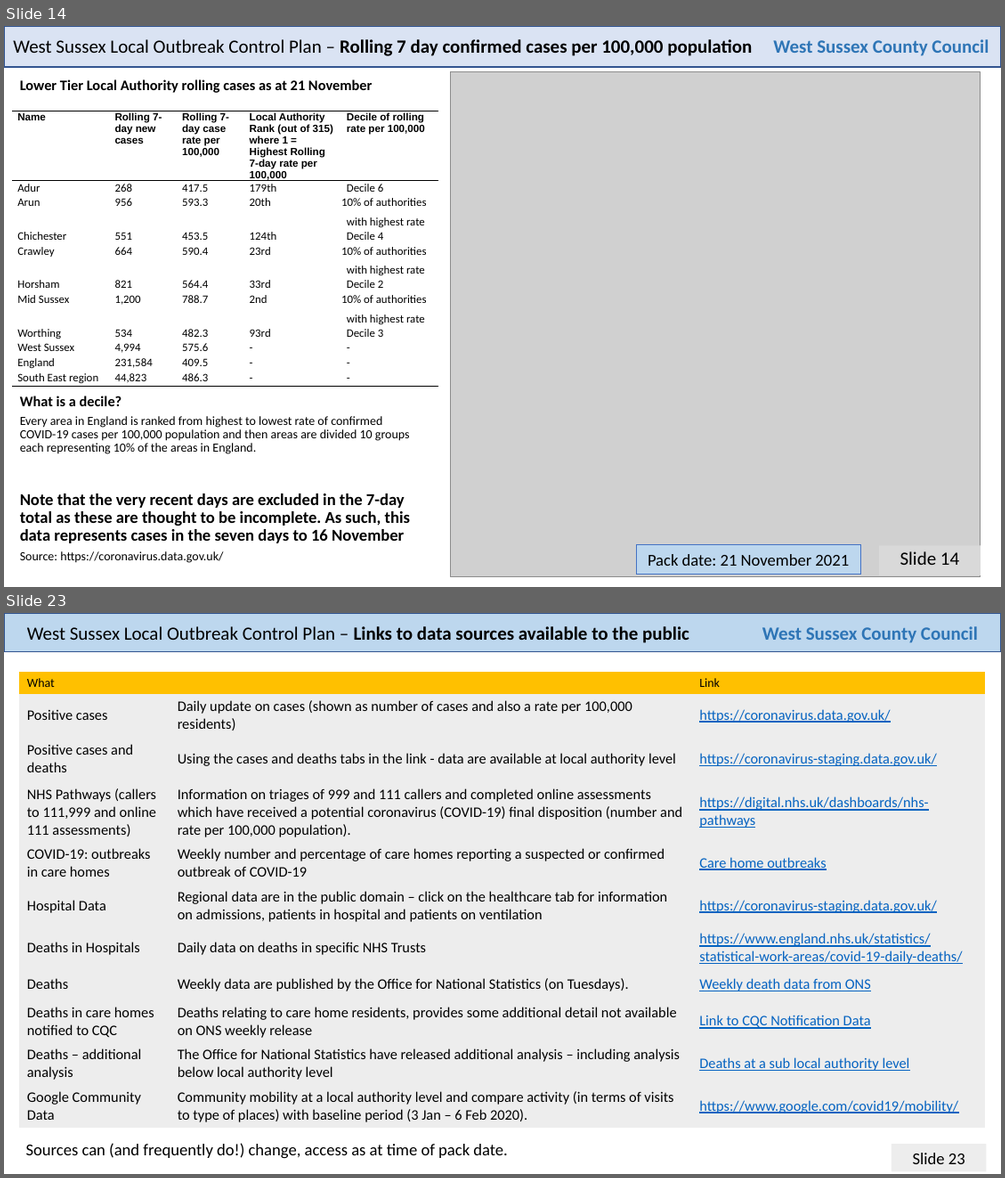
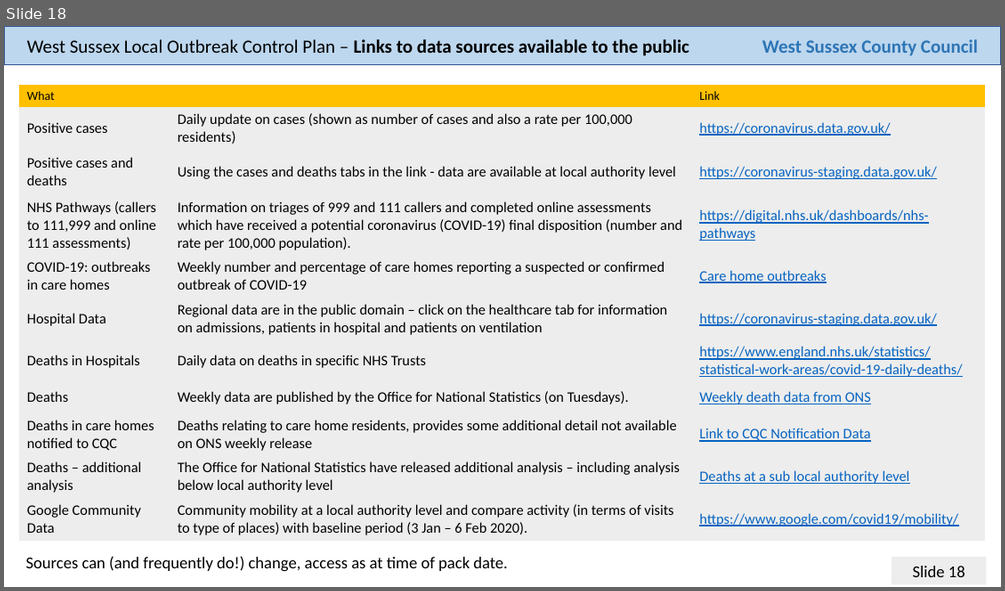
Before and after one commit to psychty/wsx_covid_datapack_public, a slide deck: Latest_West_Sussex_C19_slide_deck.pptx. Shown one above the other, each under a label of ours: slides 14 and 23 before the commit, slide 18 after it; the slides between them are not shown. The pictures are 1005x1178 and 1005x591 pixels, drawn with LibreOffice and Linux fonts; fonts in the diff are those of the drawing; grey boxes stand for pictures. Boxes give left, top, right and bottom in pixels: in the first picture for what was removed or moved away, otherwise in the second. Text is boxed around its words. In the diff, an @@ line names an element or a change of style, - is before the commit and + after.

```diff
--- a/Latest_West_Sussex_C19_slide_deck.pptx
+++ b/Latest_West_Sussex_C19_slide_deck.pptx
@@ slide 14 removed at (x1=4, y1=26, x2=1001, y2=587), background #FFFFFF @@
@@ rectangle removed at (x1=4, y1=26, x2=1001, y2=67) @@
@@ text removed at (x1=13, y1=39, x2=752, y2=56) @@
-West Sussex Local Outbreak Control Plan – Rolling 7 day confirmed cases per 100,000 population
@@ text removed at (x1=773, y1=39, x2=988, y2=56) @@
-West Sussex County Council
@@ picture removed at (x1=451, y1=71, x2=980, y2=576) @@
@@ text removed at (x1=20, y1=79, x2=372, y2=93) @@
-Lower Tier Local Authority rolling cases as at 21 November
@@ table removed at (x1=12, y1=111, x2=438, y2=387), 11 rows, 5 columns @@
-Name | Rolling 7-day new cases | Rolling 7-day case rate per 100,000 | Local Authority Rank (out of 315) where 1 = Highest Rolling 7-day rate per 100,000 | Decile of rolling rate per 100,000
-Adur | 268 | 417.5 | 179th | Decile 6
-Arun | 956 | 593.3 | 20th | 10% of authorities with highest rate
-Chichester | 551 | 453.5 | 124th | Decile 4
-Crawley | 664 | 590.4 | 23rd | 10% of authorities with highest rate
-Horsham | 821 | 564.4 | 33rd | Decile 2
-Mid Sussex | 1,200 | 788.7 | 2nd | 10% of authorities with highest rate
-Worthing | 534 | 482.3 | 93rd | Decile 3
-West Sussex | 4,994 | 575.6 | - | -
-England | 231,584 | 409.5 | - | -
-South East region | 44,823 | 486.3 | - | -
@@ text removed at (x1=20, y1=395, x2=122, y2=406) @@
-What is a decile?
@@ text removed at (x1=20, y1=416, x2=410, y2=454) @@
-Every area in England is ranked from highest to lowest rate of confirmed COVID-19 cases per 100,000 population and then areas are divided 10 groups each representing 10% of the areas in England.
@@ text removed at (x1=20, y1=493, x2=410, y2=543) @@
-Note that the very recent days are excluded in the 7-day total as these are thought to be incomplete. As such, this data represents cases in the seven days to 16 November
@@ text removed at (x1=20, y1=551, x2=223, y2=563) @@
-Source: https://coronavirus.data.gov.uk/
@@ rectangle removed at (x1=637, y1=544, x2=861, y2=574) @@
-Pack date: 21 November 2021
@@ text removed at (x1=879, y1=545, x2=979, y2=575) @@
-Slide 14
@@ what was slide 23 is now slide 18 @@
@@ page number at (x1=913, y1=565, x2=965, y2=577): text changed @@
-Slide 23
+Slide 18
```
Also in this commit, not shown: 17 slides changed, 4 other slides removed, 37 other files.
